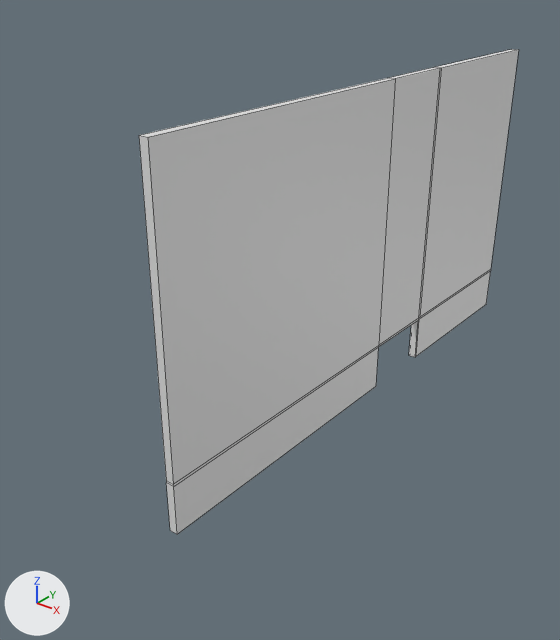
What one commit did to the FBX model Assets/Models/Building6.fbx.
Camera for both pictures: a 50 mm camera at (39.5, -88.3, 38.8) aimed at (-3.9, -34.0, 5.1). Lighting does not change. The marker at lower left points along +X, +Y and +Z. The picture after the commit comes second. Mesh edges are drawn as thin lines. Where no turn or scale is listed for an object, it has been applied to the vertices.
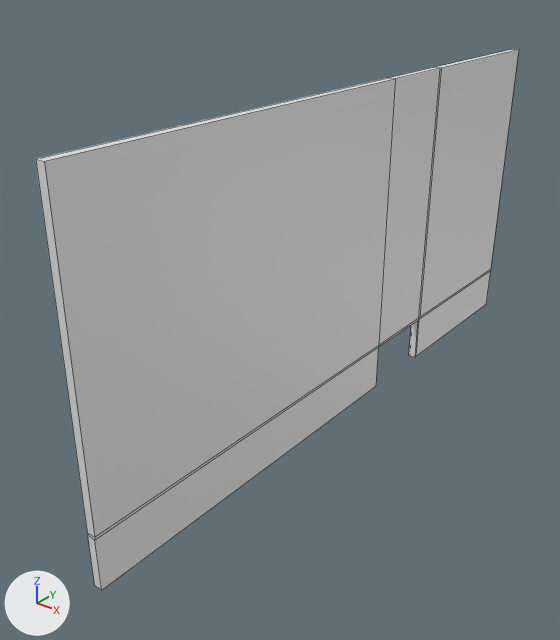
Location of each change, [x1, y1, x2, y2] in pixels of the pictures (560 x 640 px; the box of a moved part takes in the faces that stretch with it):
```json
{"object": "Cube", "change": "reshaped", "before": [139, 49, 519, 534], "after": [36, 49, 519, 590], "on screen": "27% wider, 12% taller"}
{"part": 1, "of": "me_cube_001", "change": "moved or reshaped", "before": [139, 102, 284, 534], "after": [36, 102, 284, 590]}
```

Edits to the scene script, one JSON object a line:
```json
{"block": "me_cube_001", "where": "# used by ob_cube; location = (0.0, 0.0, 0.0)"}
{"block": "me_cube_001", "where": "# before: 0 (-0.4, -53.5, -6.4) at pixel (170, 530), 1 (-0.4, -53.5, 27.2) at pixel (138, 135), 4 (0.4, -53.5, -6.4) at pixel (177, 534), 5 (0.4, -53.5, 27.2) at pixel (147, 137), 12 (-0.4, -53.5, -1.2) at pixel (166, 480)"}
{"block": "me_cube_001", "where": "# before: 15 (0.4, -53.5, -1.2) at pixel (173, 484), 20 (0.4, -53.5, -1.4) at pixel (173, 486), 23 (-0.4, -53.5, -1.4) at pixel (166, 482)"}
{"op": "remove", "block": "me_cube_001", "code": "me_cube_001.from_pydata(...)  # 40 vertices, 38 faces; spans x -0.4..0.4, y -53.5..6.4, z -6.4..27.2"}
{"op": "add", "block": "me_cube_001", "code": "me_cube_001.from_pydata(...)  # 40 vertices, 38 faces; spans x -0.4..0.4, y -61.7..6.4, z -6.4..27.2"}
{"block": "me_cube_001", "change": "me_cube_001 part 1"}
{"op": "add", "block": "me_cube_001", "code": "for i in [0, 1, 4, 5, 12, 15, 20, 23]: me_cube_001.vertices[i].co += Vector((0.0, -8.2, 0.0))"}
```
